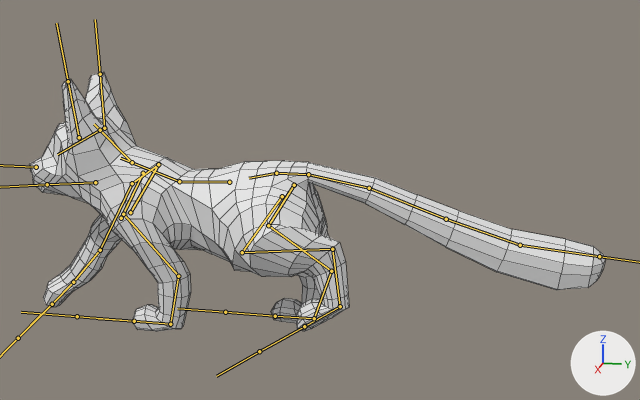
What one commit did to the FBX model game/LD46 Lively/Assets/Models/catexport.fbx.
One viewpoint serves both versions: a 50 mm lens placed at (7.85, 2.05, 3.27), pointed at (-0.02, 0.47, 1.3). The axes (+X, +Y, +Z) are drawn at lower right. The lights are the same throughout. Both versions are drawn at frame 21 of the action 'Armature|PoseLib'; the numbers are the values there. The bones that bend it are drawn over the model as lines. Mesh edges are drawn as thin lines.

Objects in the first picture: 'cat'.
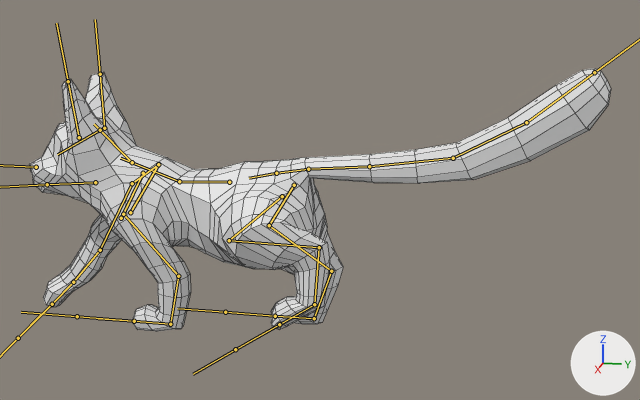
The change, as a list of edits to the scene's bpy script:
```text
Change bone_backshoulder_l:
    where bone_backshoulder_l = bpy.data.objects['Armature'].pose.bones['backshoulder.L']  # child of 'hip'
    bone_backshoulder_l.rotation_quaternion: (0.988, 0.108, 0.101, 0.048) -> (0.993, 0.036, 0.092, -0.058)  # degrees (13, 11, 7) -> degrees (4, 11, -6)
Change bone_backlegup_l:
    where bone_backlegup_l = bpy.data.objects['Armature'].pose.bones['backlegup.L']  # child of 'backshoulder.L'
    bone_backlegup_l.rotation_quaternion: (0.968, 0.247, -0.004, -0.047) -> (0.951, 0.31, -0.006, -0.012)  # degrees (29, 1, -5) -> degrees (36, 0, -2)
Change bone_backleglow_l:
    where bone_backleglow_l = bpy.data.objects['Armature'].pose.bones['backleglow.L']  # child of 'backlegup.L'
    bone_backleglow_l.rotation_quaternion: (0.999, -0.041, -0.02, -0.013) -> (0.996, -0.082, -0.017, -0.017)  # degrees (-5, -2, -1) -> degrees (-9, -2, -2)
Change bone_backfoot_l:
    where bone_backfoot_l = bpy.data.objects['Armature'].pose.bones['backfoot.L']  # child of 'backleglow.L'
    bone_backfoot_l.rotation_quaternion: (0.998, 0.047, -0.035, 0.0) -> (0.997, -0.057, -0.042, -0.006)  # degrees (5, -4, 0) -> degrees (-7, -5, 0)
Change bone_tail01:
    where bone_tail01 = bpy.data.objects['Armature'].pose.bones['tail01']  # child of 'hip'
    bone_tail01.rotation_quaternion: (1.0, 0.0, 0.0, 0.0) -> (0.997, 0.077, 0.0, 0.0)  # degrees (0, 0, 0) -> degrees (9, 0, 0)
Change bone_tail02:
    where bone_tail02 = bpy.data.objects['Armature'].pose.bones['tail02']  # child of 'tail01'
    bone_tail02.rotation_quaternion: (0.995, -0.095, 0.0, 0.023) -> (0.999, -0.033, -0.002, 0.002)  # degrees (-11, 0, 3) -> degrees (-4, 0, 0)
Change bone_tail03:
    where bone_tail03 = bpy.data.objects['Armature'].pose.bones['tail03']  # child of 'tail02'
    bone_tail03.rotation_quaternion: (0.996, -0.085, 0.0, 0.0) -> (1.0, 0.027, -0.007, 0.0)  # degrees (-10, 0, 0) -> degrees (3, -1, 0)
Change bone_tail04:
    where bone_tail04 = bpy.data.objects['Armature'].pose.bones['tail04']  # child of 'tail03'
    bone_tail04.rotation_quaternion: (0.999, 0.029, -0.003, -0.018) -> (0.984, 0.178, -0.009, -0.008)  # degrees (3, 0, -2) -> degrees (20, -1, -1)
Change bone_tail05:
    where bone_tail05 = bpy.data.objects['Armature'].pose.bones['tail05']  # child of 'tail04'
    bone_tail05.rotation_quaternion: (0.993, 0.113, 0.005, -0.038) -> (0.995, 0.097, 0.009, -0.017)  # degrees (13, 1, -4) -> degrees (11, 1, -2)
```

Location of each change, (x1, y1, x2, y2) in pixels of the pictures (640 x 400 px):
'cat', posed
    before: (29, 72, 605, 331)
    after: (29, 69, 611, 331)
bone 'backshoulder.L', root to tip
    before: (282, 196) to (242, 252)
    after: (282, 196) to (229, 240)
bone 'backlegup.L', root to tip
    before: (242, 252) to (332, 249)
    after: (229, 240) to (319, 247)
bone 'backleglow.L', root to tip
    before: (332, 249) to (340, 306)
    after: (319, 247) to (314, 304)
bone 'backfoot.L', root to tip
    before: (340, 306) to (304, 326)
    after: (314, 304) to (279, 324)
bone 'tail01', root to tip
    before: (276, 173) to (308, 174)
    after: (276, 173) to (308, 169)
bone 'tail02', root to tip
    before: (308, 174) to (369, 188)
    after: (308, 169) to (369, 166)
bone 'tail03', root to tip
    before: (369, 188) to (446, 219)
    after: (369, 166) to (453, 158)
bone 'tail04', root to tip
    before: (446, 219) to (520, 245)
    after: (453, 158) to (526, 122)
bone 'tail05', root to tip
    before: (520, 245) to (599, 256)
    after: (526, 122) to (594, 72)
